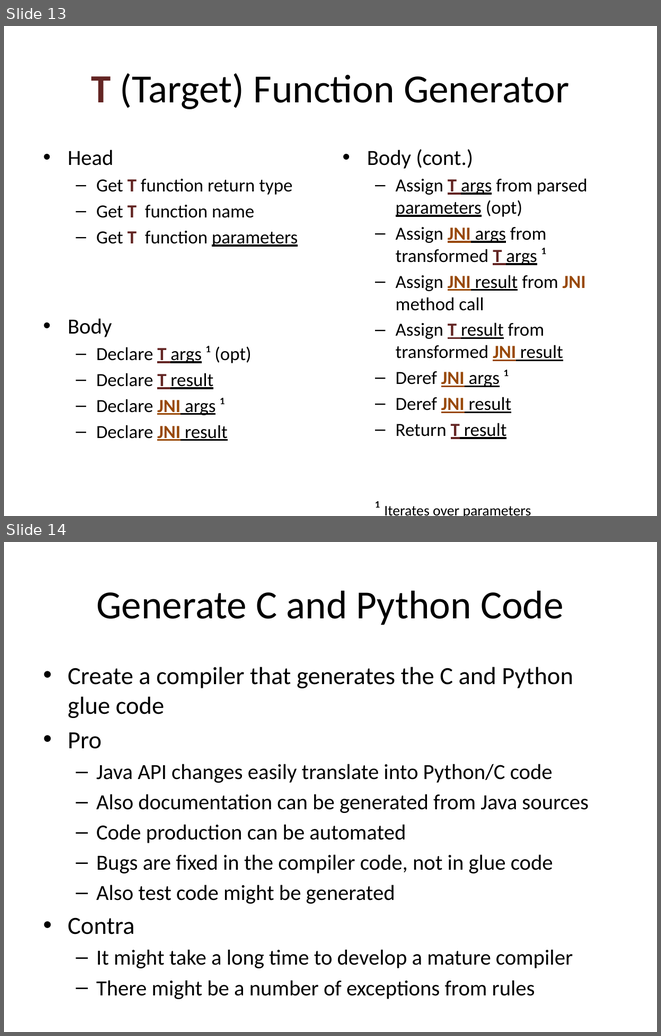
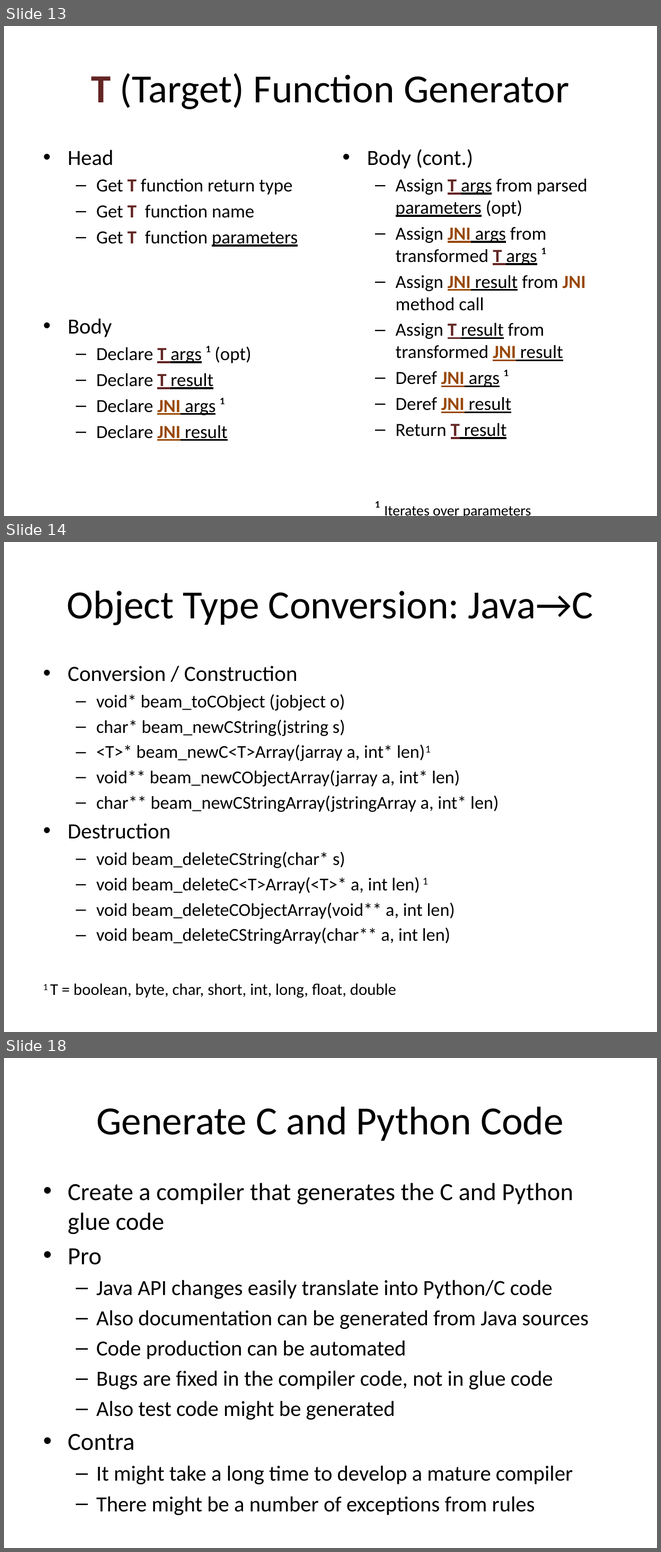
Before and after one commit to bcdev/beam-extapi, a slide deck: docs/beam-extapi.pptx. Shown one above the other, each under a label of ours: slides 13 and 14 before the commit, slides 13, 14 and 18 after it; the slides between them are not shown. The pictures are 661x1036 and 661x1552 pixels, drawn with LibreOffice and Linux fonts; fonts in the diff are those of the drawing. Boxes give left, top, right and bottom in pixels: in the first picture for what was removed or moved away, otherwise in the second. Text is boxed around its words. In the diff, an @@ line names an element or a change of style, - is before the commit and + after.

Commit message:
updated with overview of conversion functions

```diff
--- a/docs/beam-extapi.pptx
+++ b/docs/beam-extapi.pptx
@@ slide 14 added at [4, 542, 657, 1032], background #FFFFFF @@
@@ title added at [67, 590, 593, 625], 44 pt, text #000000 @@
+Object Type Conversion: Java→C
@@ text added at [43, 665, 498, 998], 20 pt, text #000000 @@
+• Conversion / Construction
+  – void* beam_toCObject (jobject o)
+  – char* beam_newCString(jstring s)
+  – <T>* beam_newC<T>Array(jarray a, int* len)1
+  – void** beam_newCObjectArray(jarray a, int* len)
+  – char** beam_newCStringArray(jstringArray a, int* len)
+• Destruction
+  – void beam_deleteCString(char* s)
+  – void beam_deleteC<T>Array(<T>* a, int len) 1
+  – void beam_deleteCObjectArray(void** a, int len)
+  – void beam_deleteCStringArray(char** a, int len)
+1 T = boolean, byte, char, short, int, long, float, double
@@ what was slide 14 is now slide 18 @@
```
Also in this commit, not shown: 1 slide changed, 3 other slides added.
